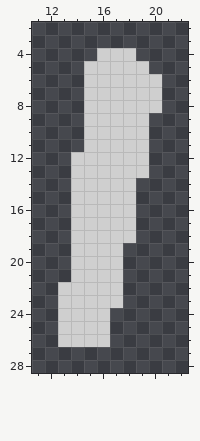
Pixel-art sprite: Fredrick/Content/LowerLeg.png. Above is the file before it was changed.
The file is 32x32 pixels. Shown: x 11..22, y 2..28.
New version:
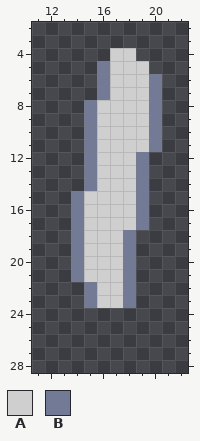
Palette (. is transparent): A #cfcfcf  B #727a96
The edit:
{"y":4,"x":16,"old":"A","new":"."}
{"y":5,"x":15,"old":"AA","new":".B"}
{"y":6,"x":15,"old":"AA","new":".B"}
{"y":6,"x":20,"old":"A","new":"B"}
{"y":7,"x":15,"old":"AA","new":".B"}
{"y":7,"x":20,"old":"A","new":"B"}
{"y":8,"x":15,"old":"A","new":"B"}
{"y":8,"x":20,"old":"A","new":"B"}
{"y":9,"x":15,"old":"A","new":"B"}
{"y":9,"x":20,"old":".","new":"B"}
{"y":10,"x":15,"old":"A","new":"B"}
{"y":10,"x":20,"old":".","new":"B"}
{"y":11,"x":15,"old":"A","new":"B"}
{"y":11,"x":20,"old":".","new":"B"}
{"y":12,"x":14,"old":"AA","new":".B"}
{"y":12,"x":19,"old":"A","new":"B"}
{"y":13,"x":14,"old":"AA","new":".B"}
{"y":13,"x":19,"old":"A","new":"B"}
{"y":14,"x":14,"old":"AA","new":".B"}
{"y":14,"x":19,"old":".","new":"B"}
{"y":15,"x":14,"old":"A","new":"B"}
{"y":15,"x":19,"old":".","new":"B"}
{"y":16,"x":14,"old":"A","new":"B"}
{"y":16,"x":19,"old":".","new":"B"}
{"y":17,"x":14,"old":"A","new":"B"}
{"y":17,"x":19,"old":".","new":"B"}
{"y":18,"x":14,"old":"A","new":"B"}
{"y":18,"x":18,"old":"A","new":"B"}
{"y":19,"x":14,"old":"A","new":"B"}
{"y":19,"x":18,"old":".","new":"B"}
{"y":20,"x":14,"old":"A","new":"B"}
{"y":20,"x":18,"old":".","new":"B"}
{"y":21,"x":14,"old":"A","new":"B"}
{"y":21,"x":18,"old":".","new":"B"}
{"y":22,"x":13,"old":"AAA","new":"..B"}
{"y":22,"x":18,"old":".","new":"B"}
{"y":23,"x":13,"old":"AAA","new":"..B"}
{"y":23,"x":18,"old":".","new":"B"}
{"y":24,"x":13,"old":"AAAA","new":"...."}
{"y":25,"x":13,"old":"AAAA","new":"...."}
{"y":26,"x":13,"old":"AAAA","new":"...."}
{"label":"changed","picture_box":[58,48,162,347]}
